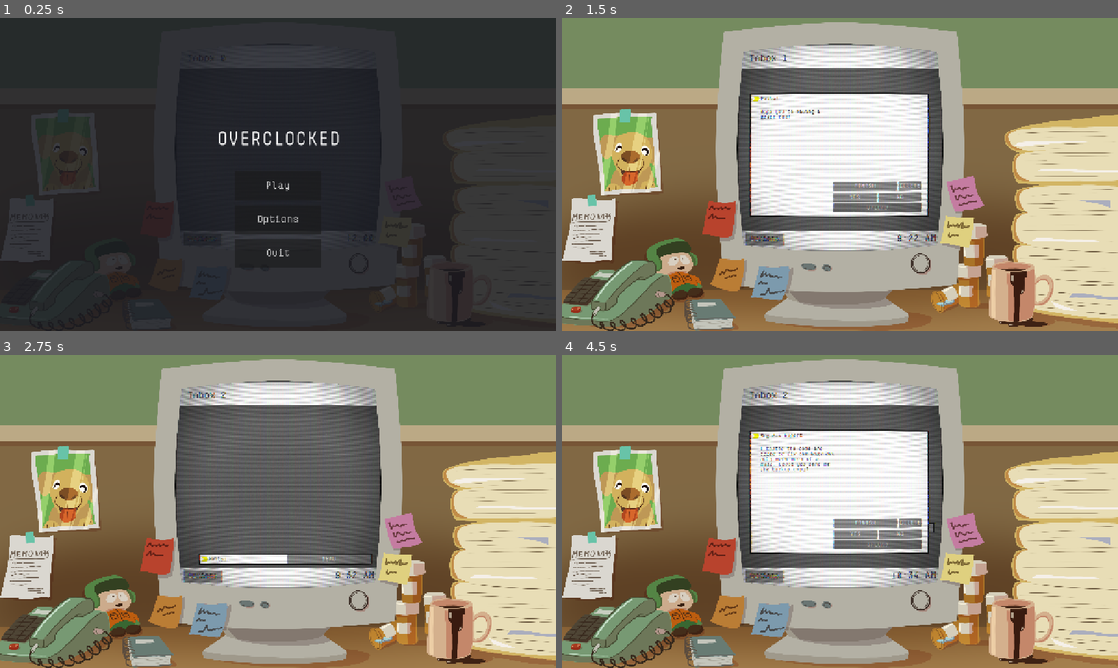
Above: before the commit, frames 1-4 (two rows, left to right).
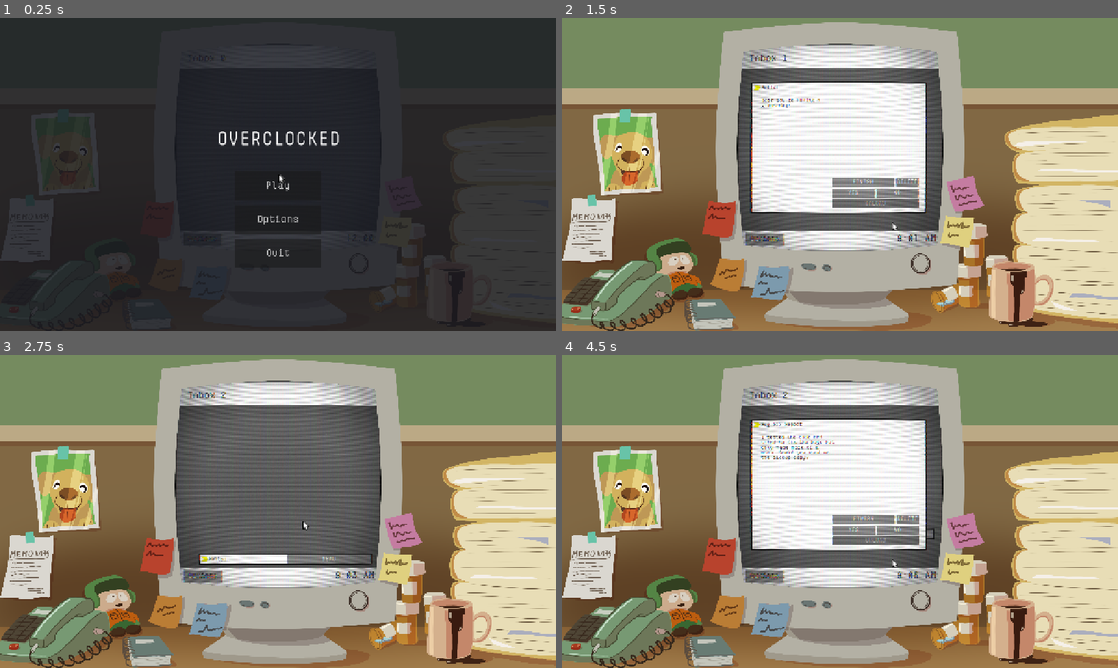
Above: after the commit, the same moments.

Repository: BradBenJoya/GMTK2026
Game: Godot game, scene res://Scenes/main.tscn
The game is run twice, just before and just after one commit, with the same random seed, the same clock (stepped at 60 frames per second) and the same inputs.
Inputs (mouse positions are in pixels of both pictures, inside the frame that each line leads up to):
- Up to frame 1 (0.25 s): no input
- Up to frame 2 (1.5 s): click "Play" at 0.5 s; click "READ" at 1.25 s
- Up to frame 3 (2.75 s): click (300, 520) at 2 s, where only the run before the commit has a clickable "FINISH"
- Up to frame 4 (4.5 s): click "READ" at 2.75 s; click (856, 533) at 3.5 s, where only the run before the commit has a clickable "YES"; click "READ" at 4.25 s

The runs differ from the first frame. In frame 1, less than 0.1% of the frame differs, in the area x 50-52%, y 50-53%; in frame 2, 3.6%; in frame 3, less than 0.1%; in frame 4, 4.1%, in the area x 33-68%, y 20-72%.

Commit message:
Cursor system

Diff:
--- /dev/null
+++ b/Scenes/FakeCursorCanvas.tscn
@@ -0,0 +1,10 @@
+[gd_scene format=3 uid="uid://bt27yl5p3clj6"]
+
+[ext_resource type="Texture2D" uid="uid://cxlw7qxtevgah" path="res://Sprites/mouse.png" id="1_1xy42"]
+
+[node name="FakeCursorCanvas" type="CanvasLayer" unique_id=406733454]
+
+[node name="CursorSprite" type="Sprite2D" parent="." unique_id=456028485]
+scale = Vector2(2, 2)
+texture = ExtResource("1_1xy42")
+offset = Vector2(4, 5)
--- a/Scenes/main.tscn
+++ b/Scenes/main.tscn
@@ -3,7 +3,6 @@
 [ext_resource type="Script" uid="uid://edk5gupnbidp" path="res://Scripts/main.gd" id="1_bo1nx"]
 [ext_resource type="PackedScene" uid="uid://bs2gvfj1541lm" path="res://Scenes/manager.tscn" id="1_jjgbg"]
 [ext_resource type="PackedScene" uid="uid://pcq8rppqacnt" path="res://Scenes/main_menu.tscn" id="2_6bp64"]
-[ext_resource type="Script" uid="uid://chc3tjbnn10ur" path="res://Scripts/global.gd" id="2_jjvhh"]
 [ext_resource type="Shader" uid="uid://d33krf4ystq50" path="res://Shaders/crt.gdshader" id="2_kry3j"]
 [ext_resource type="Script" uid="uid://coryhq6i1gdc0" path="res://Scripts/upgrade_item.gd" id="3_ynf5e"]
 [ext_resource type="FontFile" uid="uid://doe2y2s8d1bw7" path="res://Fonts/Monofrik Demo.ttf" id="4_21xkr"]
@@ -69,7 +68,6 @@
 time = NodePath("Monitor/SubViewport/Manager/BottomBar/Time")
 
 [node name="Global" type="Node" parent="." unique_id=1780935722]
-script = ExtResource("2_jjvhh")
 
 [node name="Monitor" type="SubViewportContainer" parent="." unique_id=1630699192]
 anchors_preset = 8
@@ -240,7 +238,7 @@
 text = "Accept"
 
 [node name="UpgradeTimer" type="Timer" parent="." unique_id=768330774]
-wait_time = 2.5
+wait_time = 100.0
 
 [node name="MainMenu" parent="." unique_id=371072770 instance=ExtResource("2_6bp64")]
 
@@ -258,7 +256,6 @@
 offset_right = 289.0
 offset_bottom = 357.0
 
-[connection signal="pressed" from="Monitor/SubViewport/Manager/BottomBar/OptionsButton" to="." method="_on_options_button_pressed"]
 [node name="AudioManager" type="Node" parent="." unique_id=1887426924 node_paths=PackedStringArray("correct_sfx", "incorrect_sfx")]
 script = ExtResource("15_h1bgf")
 correct_sfx = NodePath("SFX/MxStingerCorrect")
@@ -272,6 +269,7 @@
 [node name="MxStingerIncorrect" type="AudioStreamPlayer" parent="AudioManager/SFX" unique_id=658714241]
 stream = ExtResource("16_h1bgf")
 
+[connection signal="pressed" from="Monitor/SubViewport/Manager/BottomBar/OptionsButton" to="." method="_on_options_button_pressed"]
 [connection signal="pressed" from="UpgradeBox/UpgradeChoice/UpgradeCard" to="." method="_on_upgrade_selected" flags=18]
 [connection signal="pressed" from="UpgradeBox/UpgradeChoice/UpgradeCard2" to="." method="_on_upgrade_selected" flags=18]
 [connection signal="pressed" from="UpgradeBox/UpgradeChoice/UpgradeCard3" to="." method="_on_upgrade_selected" flags=18]
--- a/Scripts/Email/email.gd
+++ b/Scripts/Email/email.gd
@@ -34,8 +34,18 @@
 var progress := 0.0
 
 var base_scale := Vector2.ONE # for easy scale animation tweaks
+# start JT
+var clickable_buttons: Array[Button] = []
+var hovered_button: Button = null
+#end JT
 
 func _ready():
+	# start JT
+	Global.fake_mouse_clicked.connect(_on_fake_mouse_clicked)
+	for node in find_children("*", "Button", true, false):
+		clickable_buttons.append(node)
+		node.mouse_filter = Control.MOUSE_FILTER_IGNORE # We want all of the buttons to react only to the fake cursor
+	#end JT
 	base_scale = scale
 	all.visible = false
 	expanded_email_text.visible = false
@@ -63,17 +73,53 @@
 	flavor_text.text = text[0]
 	expanded_email_text.text = text[1]
 
+
+
 func _process(delta):
+	fake_cursor_hover_behavior()
+
 	if Global.email_open and not open: # fixes the bug where you couldn't finish the email
 		base_read_button.mouse_filter = Control.MOUSE_FILTER_IGNORE
 	else:
 		base_read_button.mouse_filter = Control.MOUSE_FILTER_STOP
 
-	if not open:
-		if abs(get_global_mouse_position().y - global_position.y) <= 25 and abs(get_global_mouse_position().x - global_position.x) < 600: # really long way to ask if the mouse is hovering over the email :P
+#start JT
+func _on_fake_mouse_clicked() -> void:
+	if hovered_button != null and not hovered_button.disabled:
+		hovered_button.emit_signal("pressed")
+
+func _set_hover(button: Button, is_hovered: bool) -> void:
+	#print("setting hover")
+	if button == null:
+		return
+	if is_hovered:
+		button.add_theme_stylebox_override("normal", button.get_theme_stylebox("hover"))
+		if not open:
 			scale += (base_scale * 1.05 - scale) / 5 # little popup animation when hovering
-		else:
+	else:
+		button.remove_theme_stylebox_override("normal")
+		if not open:
 			scale += (base_scale - scale) / 5
+
+func fake_cursor_hover_behavior() -> void:
+	var fake_pos = Global.cursor_pos_in_subviewport(Global.monitor_container)
+	var new_hovered: Button = null
+	# iterate in reverse so topmost (last drawn/highest z) wins on overlap
+	var button_arr = clickable_buttons.duplicate()
+	button_arr.reverse()
+	for button in button_arr:
+		if button != null:
+			if not button.is_visible_in_tree() or not button.is_inside_tree() or (Global.email_open and button == base_read_button):
+				continue
+			elif button.get_global_rect().abs().has_point(fake_pos):
+				new_hovered = button
+				break
+
+	if new_hovered != hovered_button:
+		_set_hover(hovered_button, false)
+		_set_hover(new_hovered, true)
+		hovered_button = new_hovered
+#end JT
 
 func delete_email(input : String): # delete email after doing little animation
 	if type == input:
@@ -87,6 +133,11 @@
 	all.visible = false
 	Global.email_open = false # used to tell other emails to work again
 	open = false
+	#start JT
+	Global.set_mouse_invert(false)
+	Global.reset_mouse_position()
+	Global.cursor_sprite.flip_v = false
+	#end JT
 
 	var scale_box_tween = create_tween().tween_property(self.get_node("EmailBubble"), "size", Vector2(800, 50), 0.1) # make box fit screen
 	var scale_text_tween = create_tween().tween_property(flavor_text, "size", Vector2(350, 24), 0.2) # make text fit screen
@@ -154,7 +205,11 @@
 	# start Psuedo Pakman
 	expanded_email_text.visible = true
 	# end Psuedo Pakman
-
+	# startJT
+	if(type == "Spam"):
+		Global.set_mouse_invert(true)
+		Global.cursor_sprite.flip_v = true
+	#end JT
 
 # special interaction stuff
 func _on_read_pressed():
--- a/Scripts/global.gd
+++ b/Scripts/global.gd
@@ -23,3 +23,56 @@
 var _window_mode
 
 #end ampbeetle
+#start JT
+var cursor_position : Vector2 = Vector2.ZERO
+var invert : bool = false
+signal fake_mouse_clicked
+@onready var cursor_sprite: Sprite2D = FakeCursorCanvas.get_node("CursorSprite")
+@onready var monitor_container : SubViewportContainer = get_tree().get_root().get_node("Main/Monitor")
+
+func _ready():
+	process_mode = Node.PROCESS_MODE_ALWAYS
+	cursor_position = get_viewport().get_mouse_position()
+	Input.mouse_mode = Input.MOUSE_MODE_HIDDEN
+
+
+func _process(delta: float) -> void:
+	cursor_sprite.global_position = cursor_position
+
+func _input(event):
+	if event is InputEventMouseMotion:
+		if invert:
+			cursor_position -= event.relative
+		else:
+			reset_mouse_position() # There are weird edge cases on startup if I use event relative
+		var screen_size := get_viewport().get_visible_rect().size
+		cursor_position.x = clamp(cursor_position.x, 0, screen_size.x)
+		cursor_position.y = clamp(cursor_position.y, 0, screen_size.y)
+
+	if event is InputEventMouseButton:
+		if event.button_index == MOUSE_BUTTON_LEFT and event.pressed:
+			fake_mouse_clicked.emit()
+
+func reset_mouse_position() -> void:
+	cursor_position = get_viewport().get_mouse_position()
+
+func set_mouse_invert(value: bool):
+	invert = value
+
+func _notification(what):
+	if what == NOTIFICATION_APPLICATION_FOCUS_IN or what == NOTIFICATION_WM_MOUSE_ENTER:
+		if (get_viewport() != null and get_viewport().get_mouse_position() != null and not invert):
+			cursor_position = get_viewport().get_mouse_position()
+
+func cursor_pos_in_subviewport(container: SubViewportContainer) -> Vector2:
+	var root_viewport := get_tree().root
+	var canvas_transform := root_viewport.get_canvas_transform()
+	var canvas_pos: Vector2 = canvas_transform.affine_inverse() * cursor_position
+
+	var container_rect := container.get_global_rect()
+	var relative_pos := canvas_pos - container_rect.position
+
+	var sub_vp := container.get_child(0) as SubViewport
+	var scale_factor := Vector2(sub_vp.size) / container_rect.size
+	return relative_pos * scale_factor
+#end JT
--- a/Scripts/main.gd
+++ b/Scripts/main.gd
@@ -45,7 +45,7 @@
 var upgrade_time = false
 var tween_time
 
-@export var day_duration : float = 20.0  # was 300, but shortening for testing
+@export var day_duration : float = 300.0  # was 300, but shortening for testing
 
 func _ready():
 	$UpgradeTimer.start(day_duration / 8)
@@ -83,6 +83,9 @@
 
 # start Psuedo Pakman
 func _on_state_changed(new_state: GameState) -> void:
+	# start JT
+	Global.reset_mouse_position() # just insurance to make sure the cursor doesnt get out of sync
+	#end JT
 	# clear out whatever was there before
 	if new_state != GameState.PAUSE_MENU and current_scene_instance:
 		current_scene_instance.queue_free()
@@ -163,6 +166,7 @@
 #add something to disable accept button unless an upgrade is selected
 
 func _on_upgrade_timer_timeout() -> void:
+	#print("timoout")
 	upgrade_time = true
 
 func _on_options_button_pressed() -> void:
--- a/project.godot
+++ b/project.godot
@@ -17,6 +17,7 @@
 
 [autoload]
 
+FakeCursorCanvas="*uid://bt27yl5p3clj6"
 Global="*uid://chc3tjbnn10ur"
 
 [display]
Not shown: 1 places in Scenes/main.tscn that only renumber resources
Binary file added: Sprites/mouse.png
Not shown, added: Sprites/mouse.png.import
